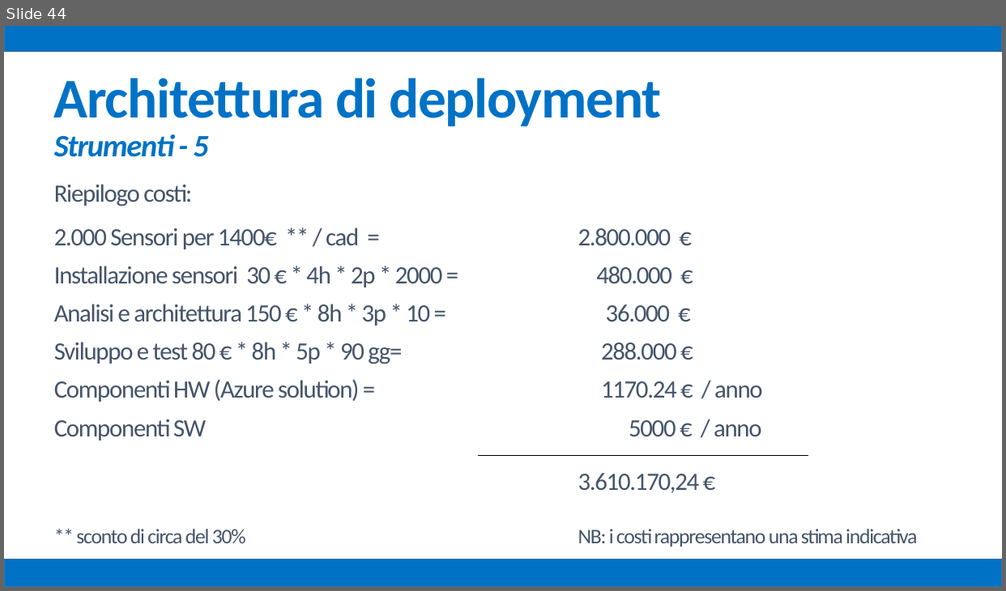
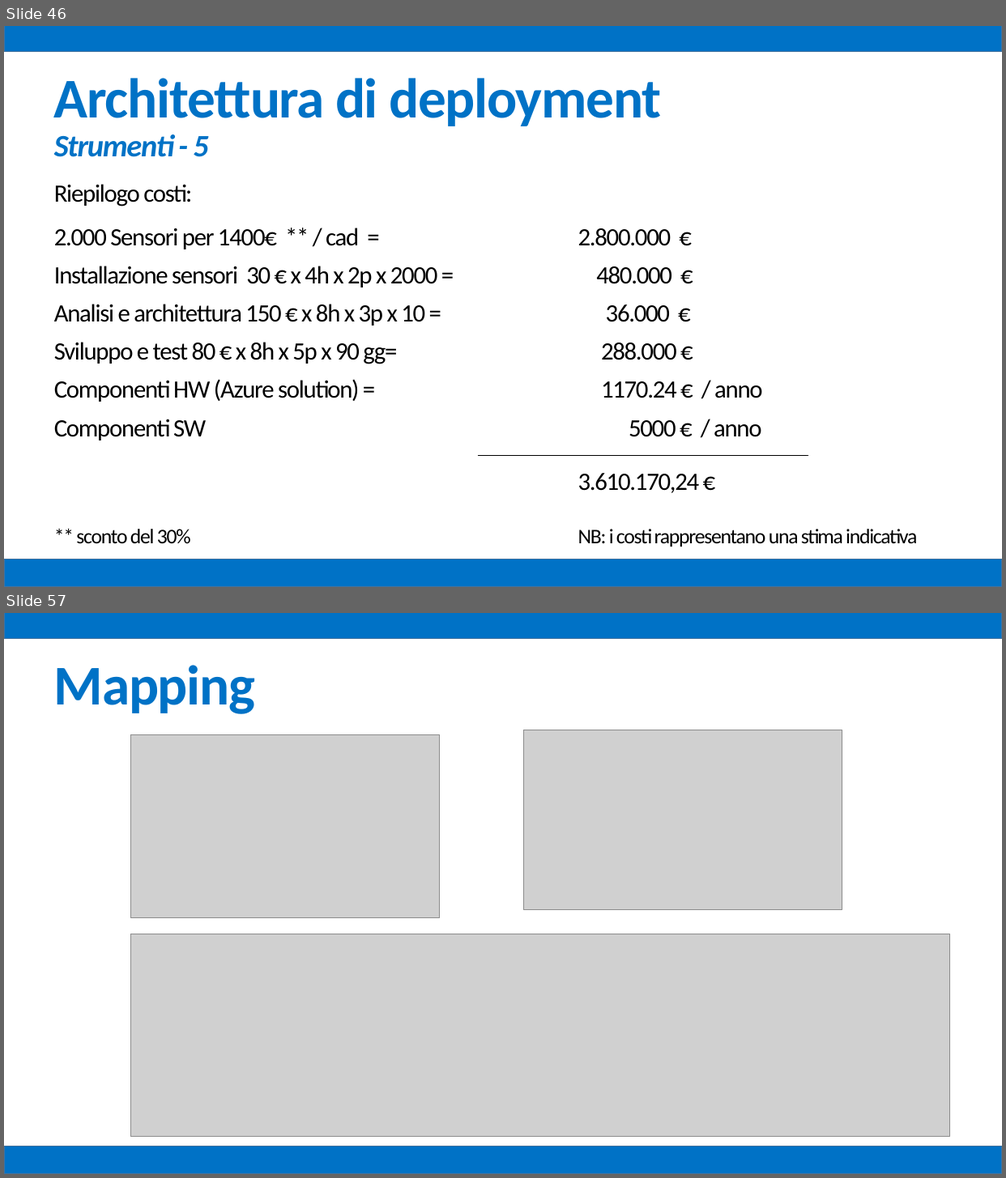
Before and after one commit to mz1991/ProgettoFebbraio2015, a slide deck: Febbraio 2015.pptx. Shown one above the other, each under a label of ours: slide 44 before the commit, slides 46 and 57 after it; the slides between them are not shown. The pictures are 1006x591 and 1006x1178 pixels, drawn with LibreOffice and Linux fonts; fonts in the diff are those of the drawing; grey boxes stand for pictures. Boxes give left, top, right and bottom in pixels: in the first picture for what was removed or moved away, otherwise in the second. Text is boxed around its words. In the diff, an @@ line names an element or a change of style, - is before the commit and + after.

```diff
--- a/Febbraio 2015.pptx
+++ b/Febbraio 2015.pptx
@@ slide 57 added at (4,613,1002,1174), background #FFFFFF @@
@@ rectangle added at (4,613,1002,639), fill #0072C6, outline #43739E 1 pt @@
@@ text added at (54,665,256,714), 54 pt, text #0072C6, bold @@
+Mapping
@@ picture added at (523,730,842,910) @@
@@ picture added at (130,735,440,918) @@
@@ picture added at (130,934,950,1136) @@
@@ rectangle added at (4,1146,1002,1174), fill #0072C6, outline #43739E 1 pt @@
@@ what was slide 44 is now slide 46 @@
@@ slide 46 changed as well @@
@@ text at (54,184,763,493): text colour #44546A to #000000 in "Riepilogo costi:", "2.000 Sensori per 1400€ ** / cad ...", "Componenti HW (Azure solution) = 1170.24 € ...", "Componenti SW 5000 € / anno" and 1 more places @@
@@ text at (54,266,677,365): text changed; text colour #44546A to #000000 @@
-Installazione sensori 30 € * 4h * 2p * 2000 = 480.000 €
-Analisi e architettura 150 € * 8h * 3p * 10 = 36.000 €
-Sviluppo e test 80 € * 8h * 5p * 90 gg= 288.000 €
+Installazione sensori 30 € x 4h x 2p x 2000 = 480.000 €
+Analisi e architettura 150 € x 8h x 3p x 10 = 36.000 €
+Sviluppo e test 80 € x 8h x 5p x 90 gg= 288.000 €
@@ text at (76,529,917,547): text changed; text colour #44546A to #000000 @@
-** sconto di circa del 30% NB: i costi rappresentano una stima indicativa
+** sconto del 30% NB: i costi rappresentano una stima indicativa
```
Also in this commit, not shown: 25 other slides changed, 18 other slides added.
